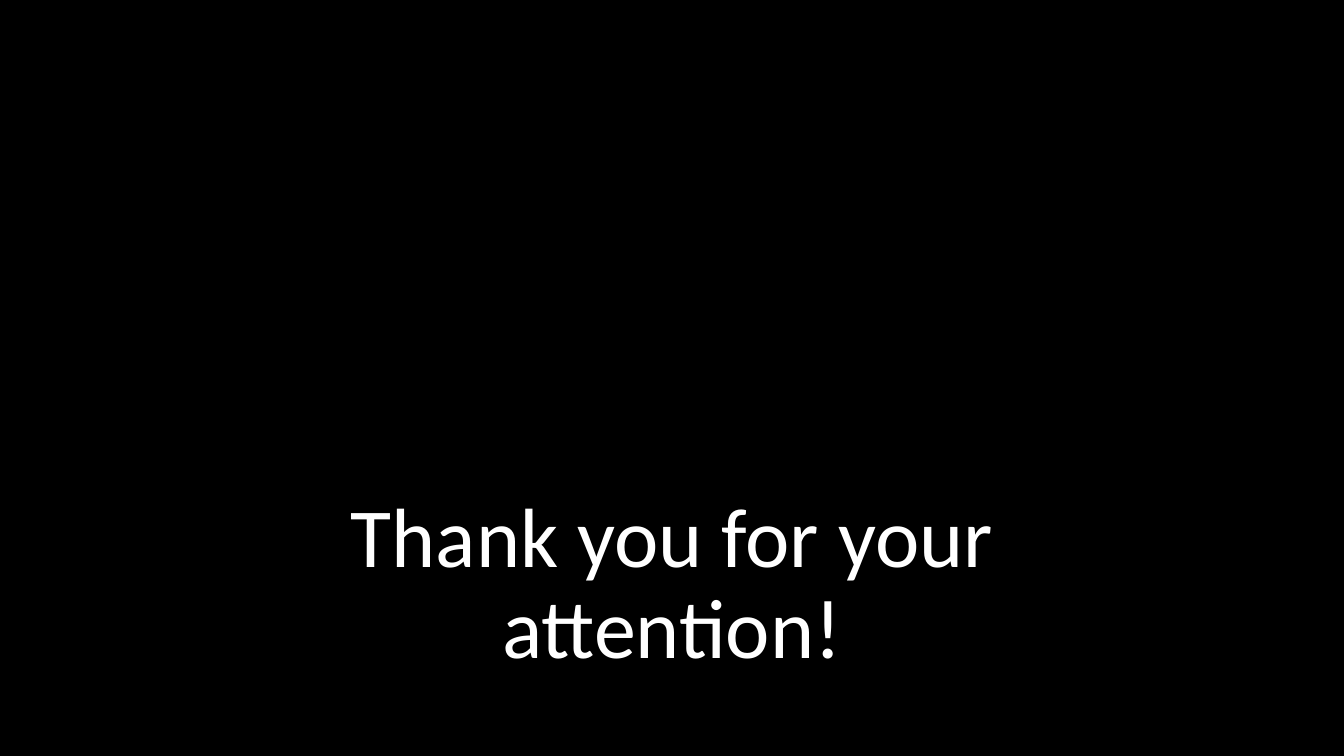
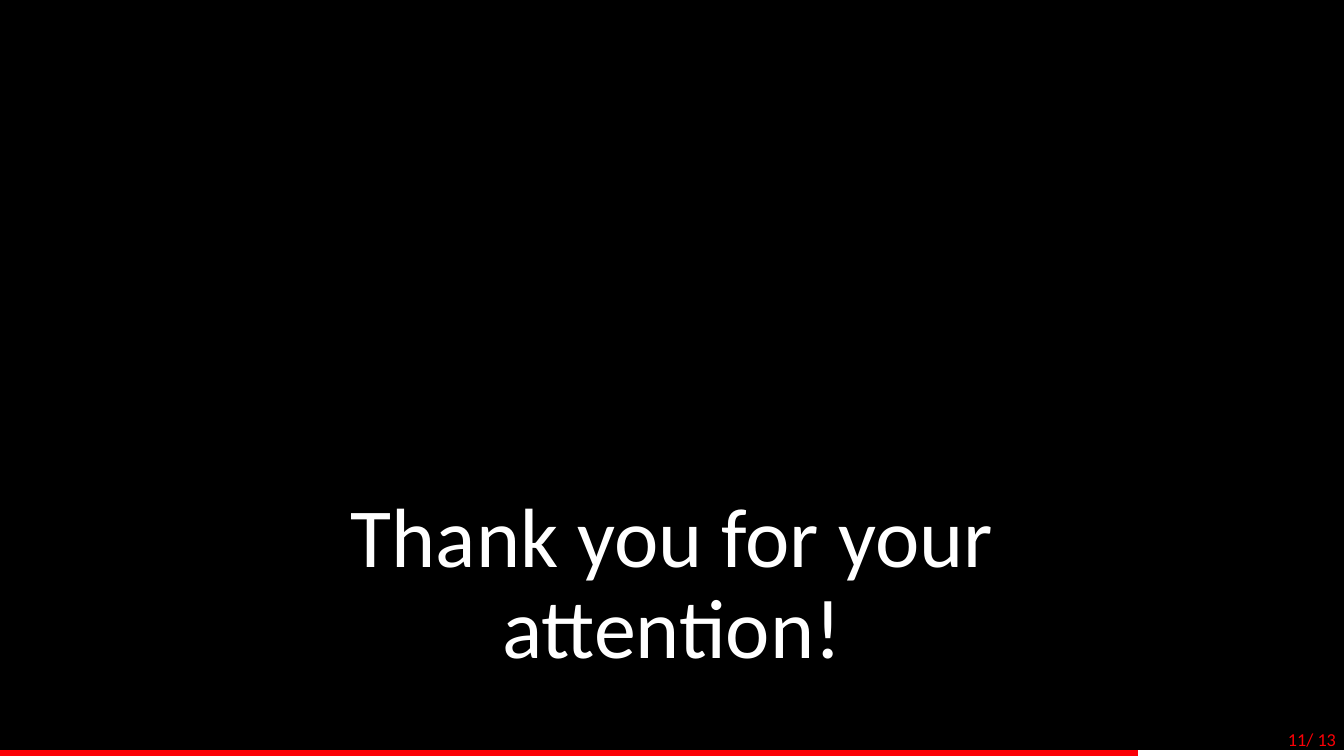
Before and after one commit to SISPO-developers/sispo, a slide deck: slide 11 of doc/thesis/Presentation/Thesis_presentation.pptx. Drawn at 1344x756 pixels with LibreOffice and Linux fonts; fonts in the diff are those of the drawing; background and template pictures are left out. Boxes give left, top, right and bottom in pixels: in the first picture for what was removed or moved away, otherwise in the second. Text is boxed around its words. In the diff, an @@ line names an element or a change of style, - is before the commit and + after.

```diff
--- a/doc/thesis/Presentation/Thesis_presentation.pptx
+++ b/doc/thesis/Presentation/Thesis_presentation.pptx
@@ text added at <box>1288,733,1336,752</box>, 13 pt, text #FB0006 @@
+11/ 13
@@ rectangle added at <box>0,751,1344,756</box>, fill #FFFFFF, outline #FFFFFF 1 pt @@
@@ rectangle added at <box>0,751,1137,756</box>, fill #FB0006, outline #FB0006 1 pt @@
```
Also in this commit, not shown: 10 other slides changed, 2 slides added, 2 slides removed, 1 other file.
